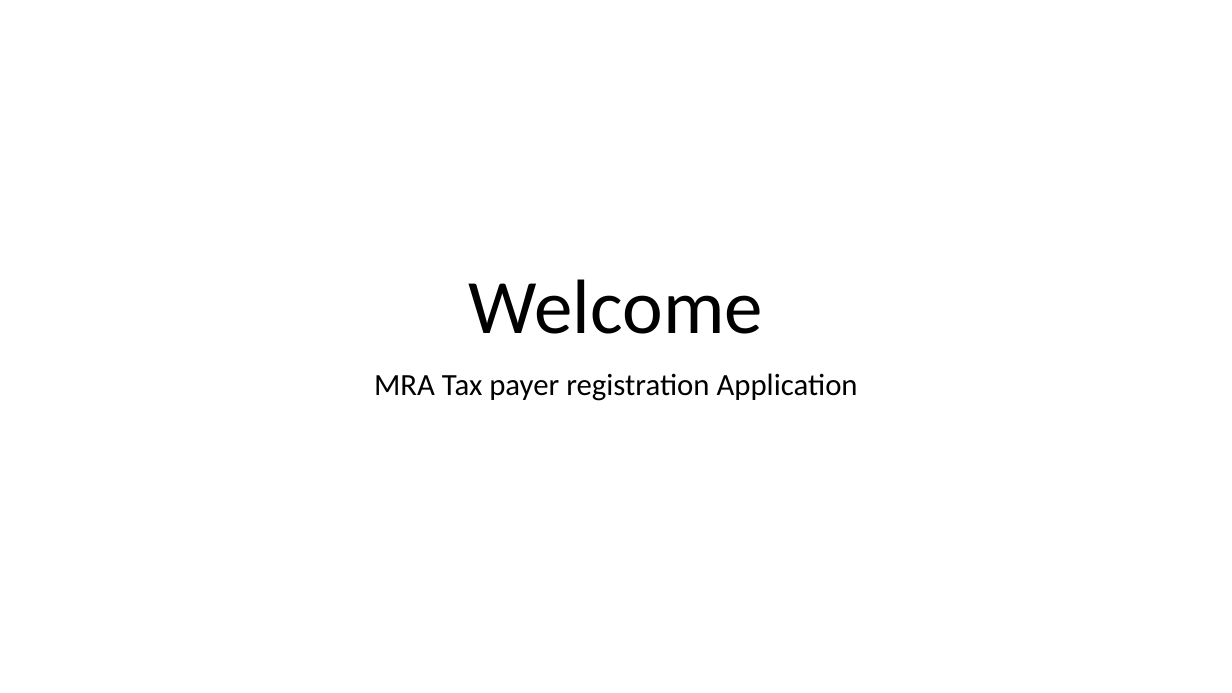
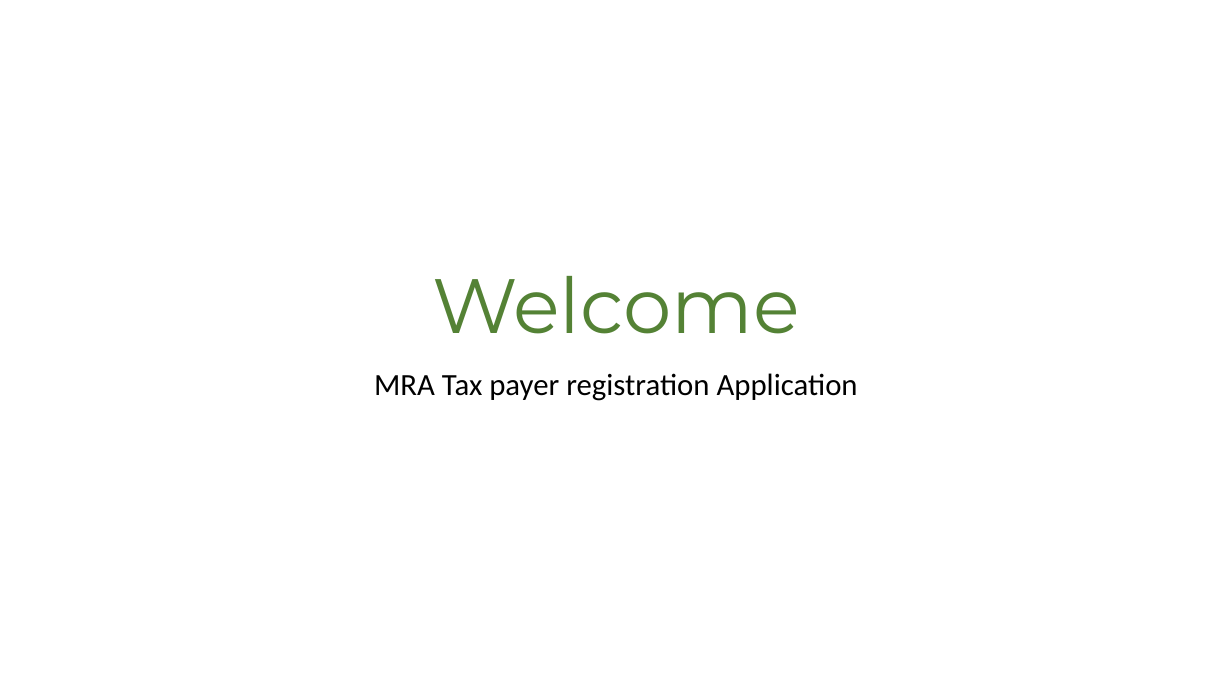
Before and after one commit to kkaunda/mra, a slide deck: slide 1 of MRA/Deliverables/MRATaxpayerApp-SCREEN-DESIGNS-AND-MENUS.pptx. Drawn at 1232x693 pixels with LibreOffice and Linux fonts; fonts in the diff are those of the drawing. Boxes give left, top, right and bottom in pixels: in the first picture for what was removed or moved away, otherwise in the second. Text is boxed around its words. In the diff, an @@ line names an element or a change of style, - is before the commit and + after.

```diff
--- a/MRA/Deliverables/MRATaxpayerApp-SCREEN-DESIGNS-AND-MENUS.pptx
+++ b/MRA/Deliverables/MRATaxpayerApp-SCREEN-DESIGNS-AND-MENUS.pptx
@@ title "Welcome" at <box>432,276,800,334</box>: font Calibri to Montserrat, text colour #000000 to #548235 @@
```
Also in this commit, not shown: 2 slides added, 24 other files.
